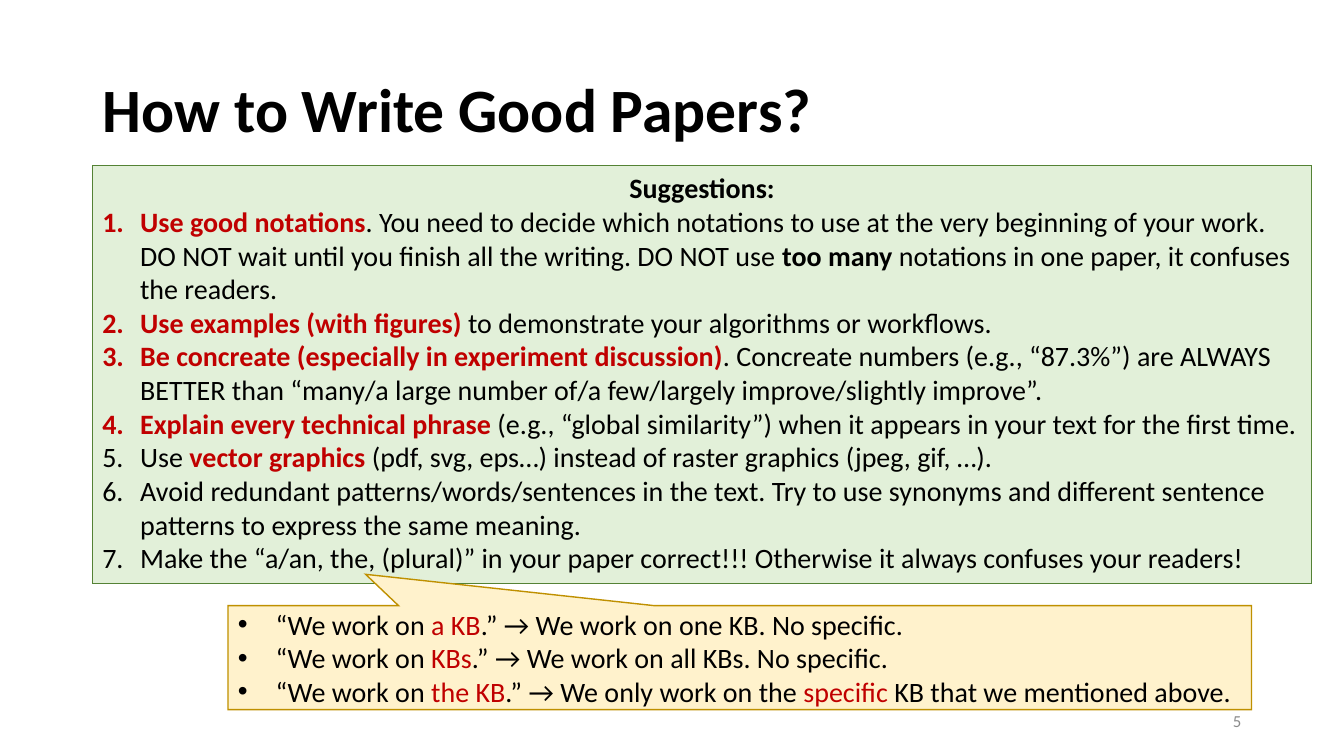
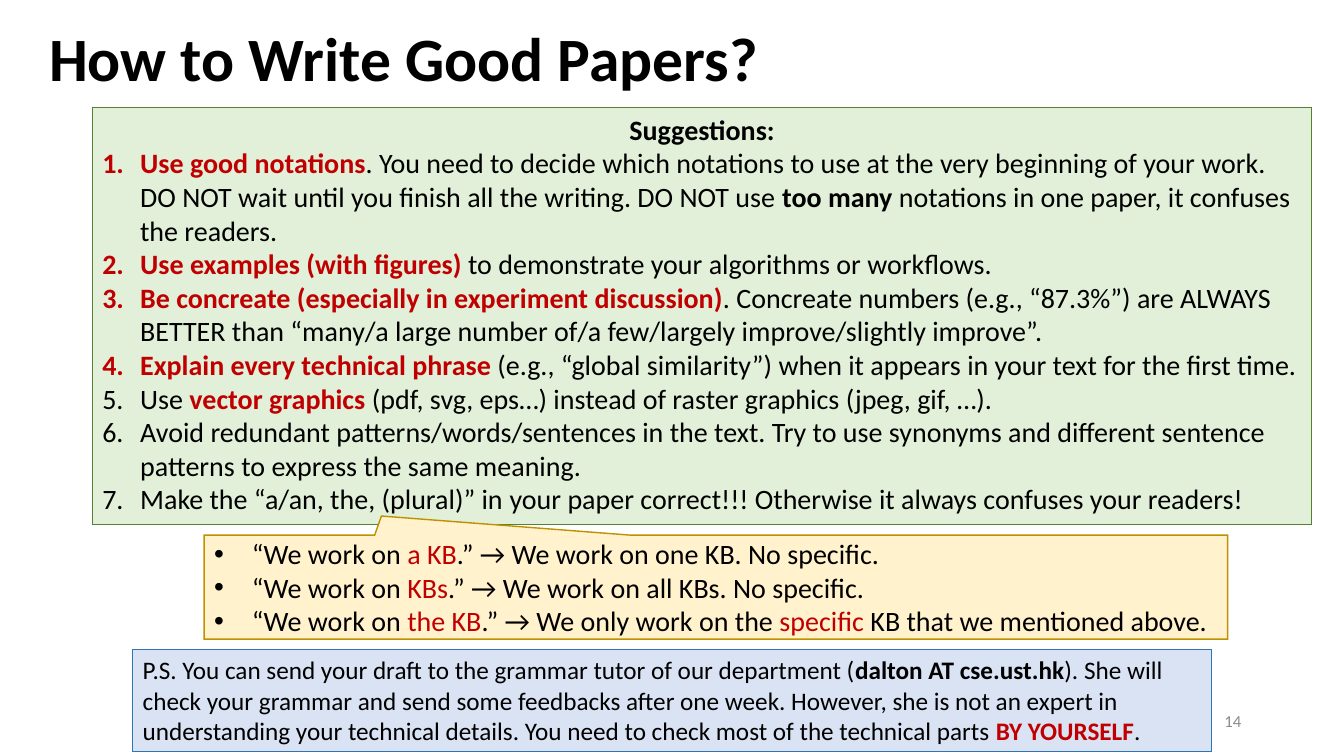
Before and after one commit to heathersherry/Knowledge-Graph-Tutorials-and-Papers, a slide deck: slide 14 of research suggestions.pptx (slide 5 before the commit). Drawn at 1344x756 pixels with LibreOffice and Linux fonts; fonts in the diff are those of the drawing. Boxes give left, top, right and bottom in pixels: in the first picture for what was removed or moved away, otherwise in the second. Text is boxed around its words. In the diff, an @@ line names an element or a change of style, - is before the commit and + after.

```diff
--- a/research suggestions.pptx
+++ b/research suggestions.pptx
@@ title "How to Write Good Papers?": place and size @@
-title "How to Write Good Papers?" at [102, 88, 811, 142]
+title "How to Write Good Papers?" at [49, 37, 757, 91]
@@ rectangle "Suggestions:": place and size @@
-rectangle "Suggestions:" at [93, 166, 1313, 584]
+rectangle "Suggestions:" at [93, 107, 1313, 524]
@@ speech box "“We work on a KB.” ...": place and size @@
-speech box "“We work on a KB.” ..." at [228, 606, 1251, 710]
+speech box "“We work on a KB.” ..." at [205, 535, 1228, 639]
@@ speech box "“We work on a KB.” ..." at [205, 535, 1228, 639]: proportions changed @@
@@ rectangle added at [133, 650, 1212, 752], fill #DAE3F3, outline #2E75B6 0.75 pt, 18 pt, text #000000 @@
+P.S. You can send your draft to the grammar tutor of our department (dalton AT cse.ust.hk). She will check your grammar and send some feedbacks after one week. However, she is not an expert in understanding your technical details. You need to check most of the technical parts BY YOURSELF.
@@ page number at [1224, 716, 1241, 727]: text changed @@
-5
+14
```
Also in this commit, not shown: 16 other slides changed, 15 slides added.
